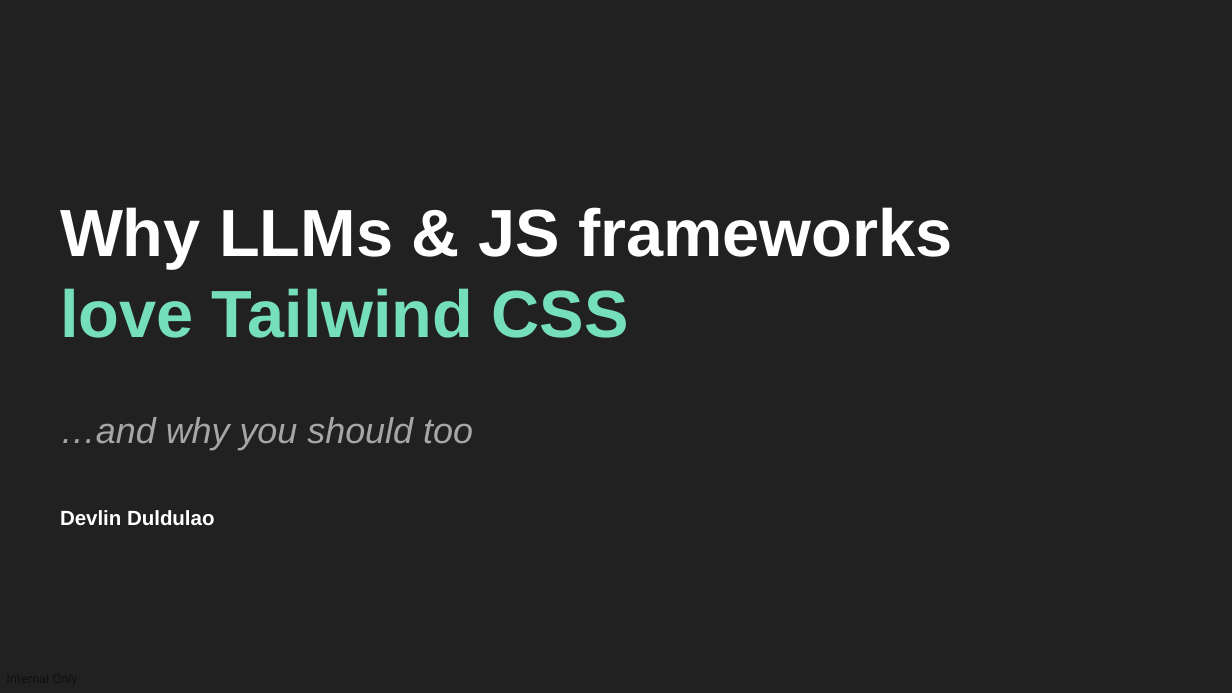
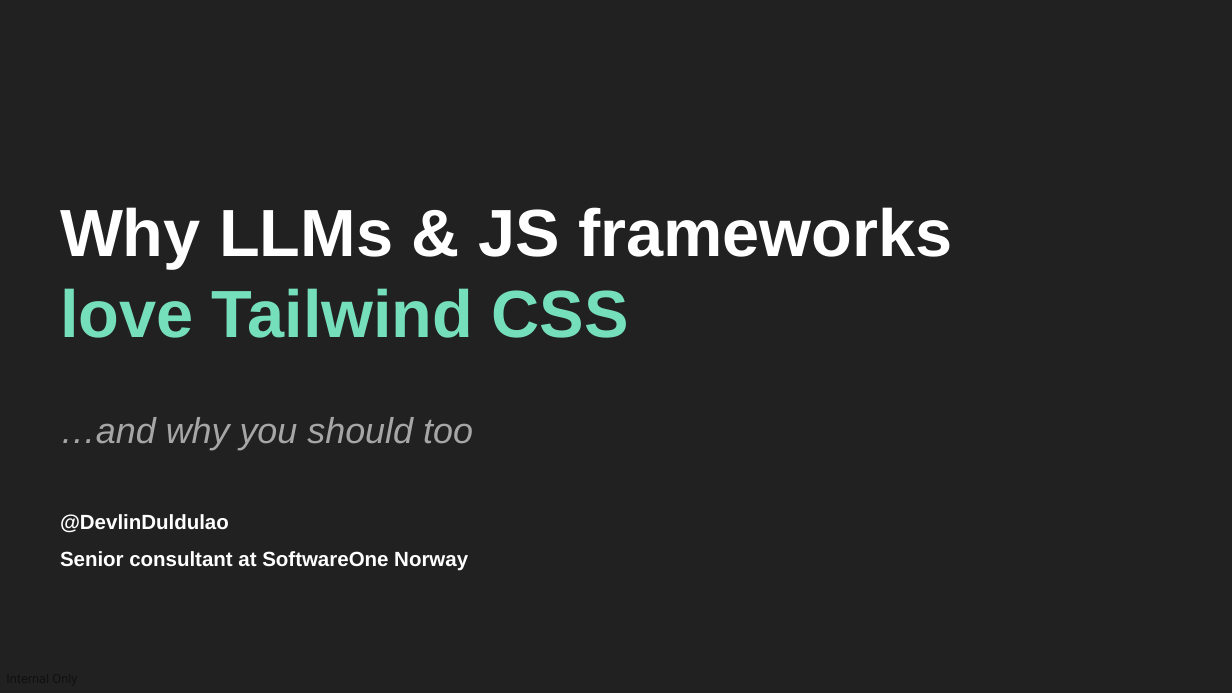
Before and after one commit to devlinduldulao/llm-loves-tailwind-and-js, a slide deck: slide 3 of why-llms-love-tailwind-conf.pptx. Drawn at 1232x693 pixels with LibreOffice and Linux fonts; fonts in the diff are those of the drawing. Boxes give left, top, right and bottom in pixels: in the first picture for what was removed or moved away, otherwise in the second. Text is boxed around its words. In the diff, an @@ line names an element or a change of style, - is before the commit and + after.

```diff
--- a/why-llms-love-tailwind-conf.pptx
+++ b/why-llms-love-tailwind-conf.pptx
@@ text at box(60, 514, 468, 571): text changed @@
-Devlin Duldulao
+@DevlinDuldulao
+Senior consultant at SoftwareOne Norway
```
Also in this commit, not shown: 3 slides added, 1 slide removed, 2 other files.
